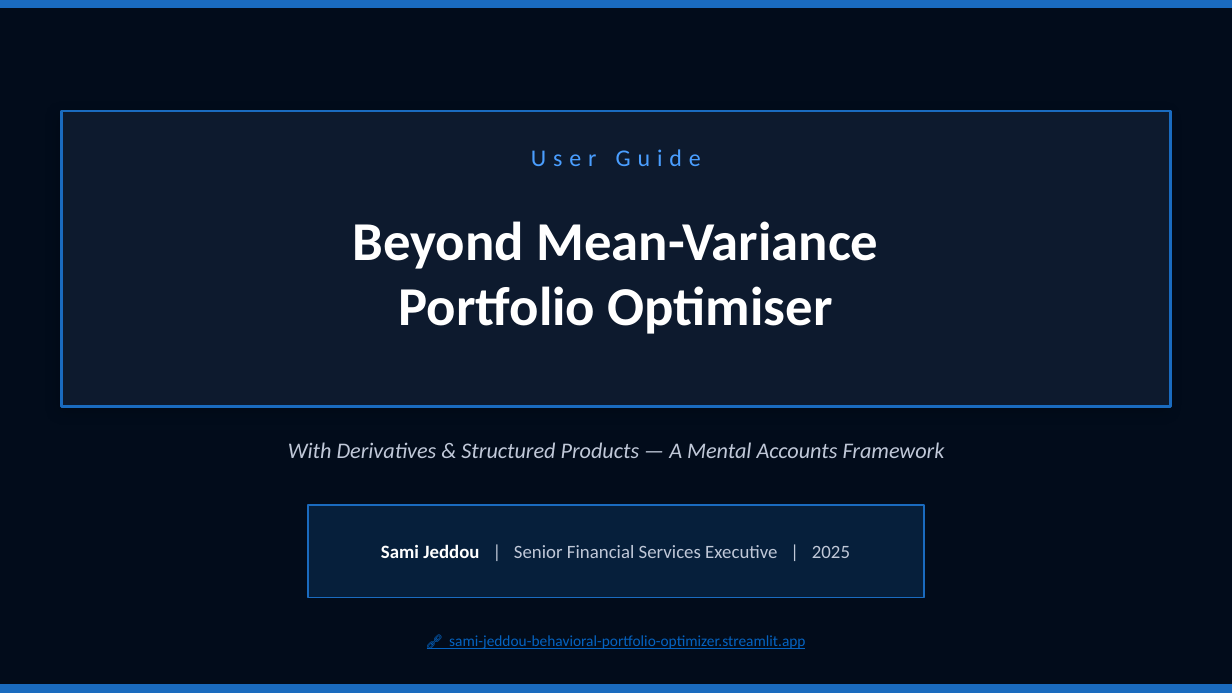
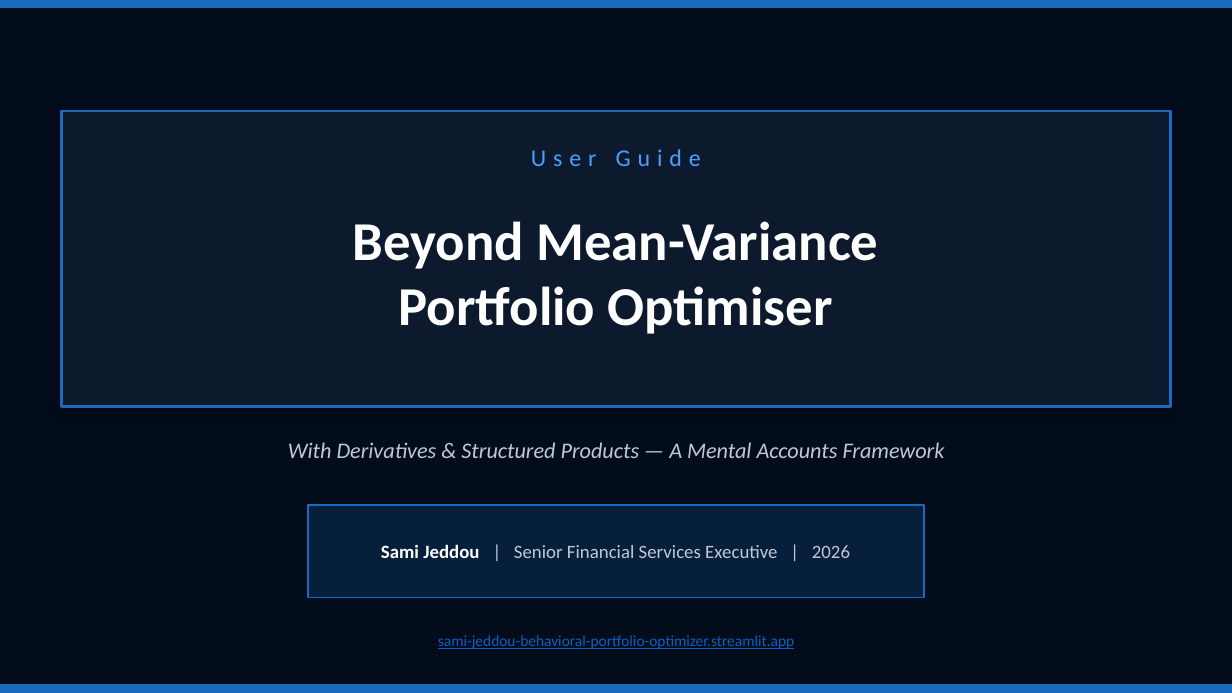
Before and after one commit to SamiJeddou/behavioral-portfolio-optimizer, a slide deck: slide 1 of userguide.pptx. Drawn at 1232x693 pixels with LibreOffice and Linux fonts; fonts in the diff are those of the drawing. Boxes give left, top, right and bottom in pixels: in the first picture for what was removed or moved away, otherwise in the second. Text is boxed around its words. In the diff, an @@ line names an element or a change of style, - is before the commit and + after.

```diff
--- a/userguide.pptx
+++ b/userguide.pptx
@@ text at <box>381,544,850,558</box>: text changed @@
-Sami Jeddou | Senior Financial Services Executive | 2025
+Sami Jeddou | Senior Financial Services Executive | 2026
@@ text at <box>438,635,794,649</box>: text changed @@
-🔗 sami-jeddou-behavioral-portfolio-optimizer.streamlit.app
+sami-jeddou-behavioral-portfolio-optimizer.streamlit.app
```
Also in this commit, not shown: 17 other slides changed, 1 slide added, 7 other files.
